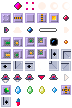
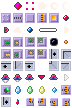
Layered file, before and after one edit (72×108). Changes by layer:
painted on "Layer #1" over [16, 98, 70, 106]
